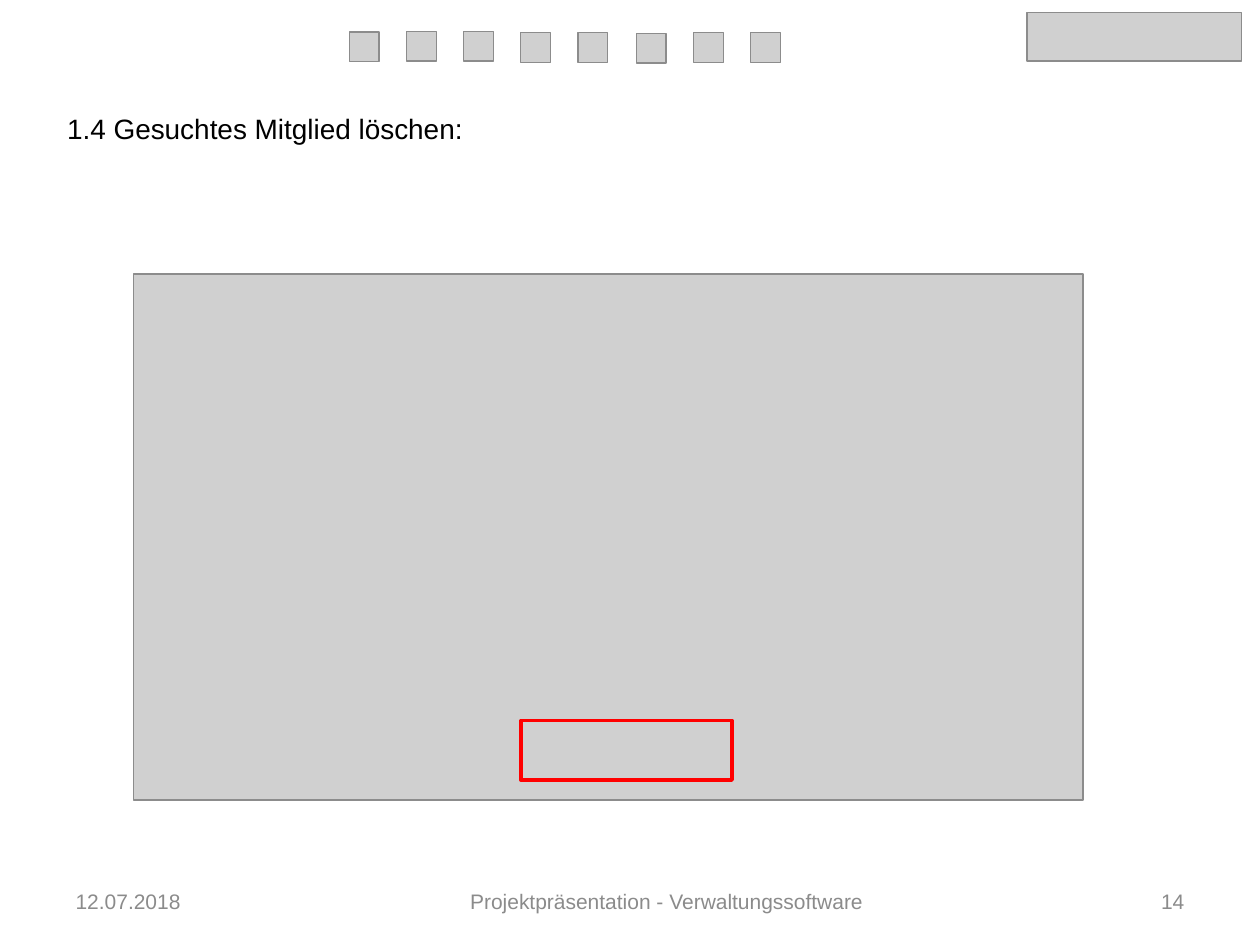
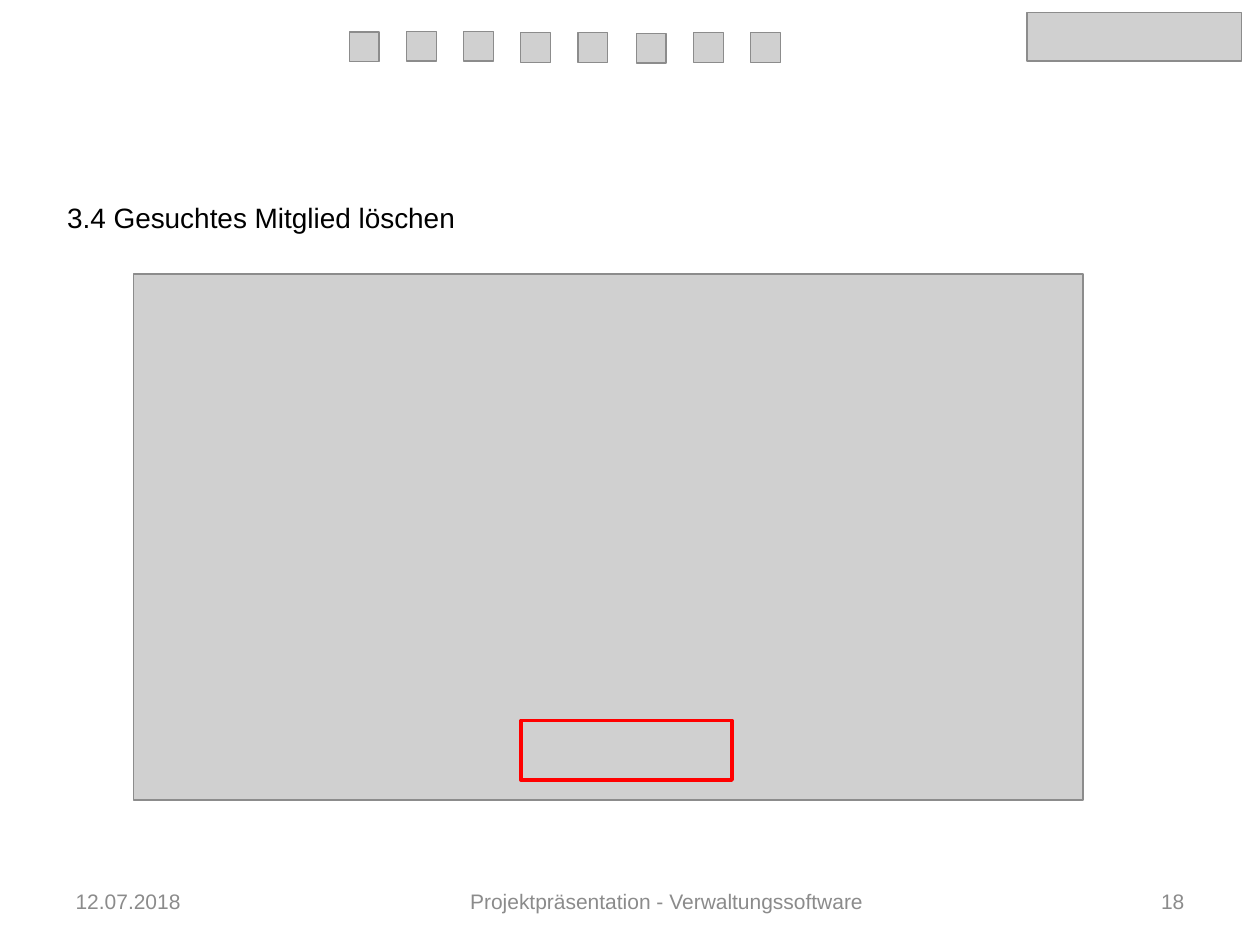
Before and after one commit to Verwaltungsprogramm/Fitnessstudio, a slide deck: slide 18 of Präsentation_FIT.pptx (slide 14 before the commit). Drawn at 1260x945 pixels with LibreOffice and Linux fonts; fonts in the diff are those of the drawing; grey boxes stand for pictures. Boxes give left, top, right and bottom in pixels: in the first picture for what was removed or moved away, otherwise in the second. Text is boxed around its words. In the diff, an @@ line names an element or a change of style, - is before the commit and + after.

```diff
--- a/Präsentation_FIT.pptx
+++ b/Präsentation_FIT.pptx
@@ text at box(67, 207, 455, 234): text changed @@
-1.4 Gesuchtes Mitglied löschen:
+3.4 Gesuchtes Mitglied löschen
@@ page number at box(1161, 894, 1184, 909): text changed @@
-14
+18
```
Also in this commit, not shown: 13 other slides changed, 11 slides added.
